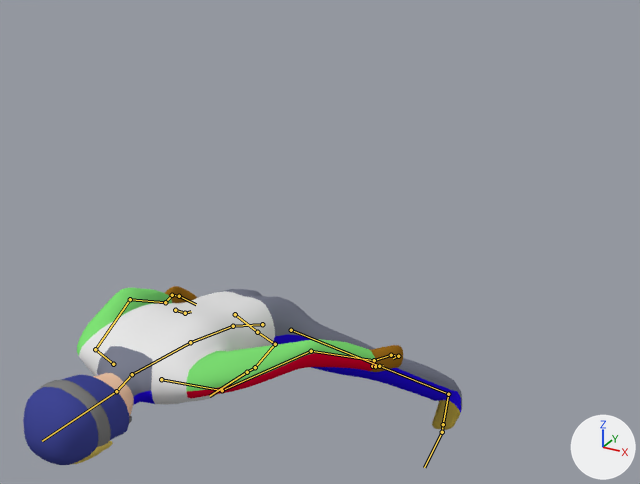
The Blender file Assets/Models/Characters/jumper.blend as it was, and as the next commit left it.
Camera for both pictures: a 50 mm lens placed at (1.162, -2.308, 1.645), pointed at (0.144, -0.456, 0.719). The lights are fixed; the arrows at lower right show +X, +Y and +Z. Both versions are drawn at frame 1 of the action 'Landing'; the numbers are the values there. The bones that bend it are drawn over the model as lines.

Names of what the first picture shows: 'Cube', 'Goggles', 'Helmet'.
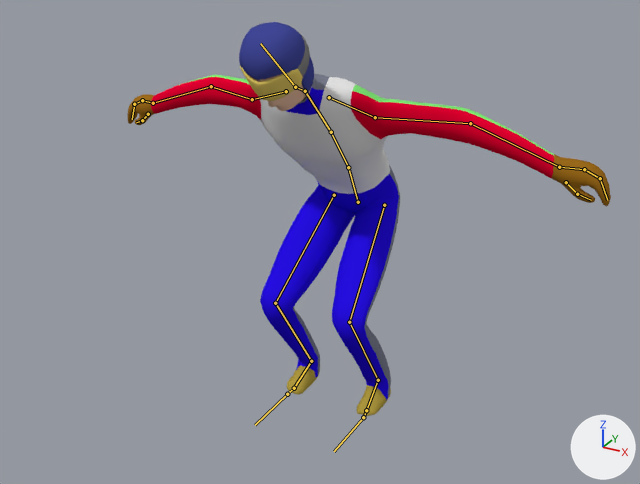
Changed parts and their boxes (x1, y1, x2, y2) in the pictures (640 x 484 px):
'Cube', posed: before (77, 286, 462, 430); after (127, 74, 611, 416)
'Helmet', posed (31% narrower, 9% shorter): before (23, 375, 132, 465); after (239, 22, 314, 104)
'Goggles', posed (17% shorter): before (39, 380, 113, 465); after (240, 31, 310, 101)
bone 'Hips', root to tip: before (262, 324) to (233, 326); after (358, 202) to (348, 167)
bone 'Shoulder.L', root to tip: before (161, 379) to (222, 390); after (329, 97) to (375, 117)
bone 'Upper Arm.L', root to tip: before (222, 390) to (311, 351); after (375, 117) to (470, 123)
bone 'Lower Arm.L', root to tip: before (311, 351) to (374, 360); after (470, 123) to (559, 167)
bone 'Shoulder.R', root to tip: before (113, 364) to (95, 349); after (286, 91) to (252, 99)
bone 'Upper Arm.R', root to tip: before (95, 349) to (130, 299); after (252, 99) to (211, 86)
bone 'Lower Arm.R', root to tip: before (130, 299) to (165, 302); after (211, 86) to (153, 103)

The edits, one by one:
Bone 'Hips' (bone_hips) moves from (0.0, -0.35, 0.56) to (0.0, -0.232, -0.027).
Bone 'Hips' (bone_hips) turns from (61, 0, 0) to (23, 0, 0) degrees about its own x, y and z.
Bone 'Shoulder.L' (bone_shoulder_l) turns from (0, 0, 0) to (-2, 0, 10) degrees about its own x, y and z.
Bone 'Upper Arm.L' (bone_upper_arm_l) turns from (0, 0, 0) to (-8, -13, 38) degrees about its own x, y and z.
Bone 'Lower Arm.L' (bone_lower_arm_l) turns from (0, 0, 0) to (0, 1, 7) degrees about its own x, y and z.
Bone 'Shoulder.R' (bone_shoulder_r) turns from (0, 0, 0) to (-2, 0, -10) degrees about its own x, y and z.
Bone 'Upper Arm.R' (bone_upper_arm_r) turns from (0, 0, 0) to (-8, 13, -38) degrees about its own x, y and z.
Bone 'Lower Arm.R' (bone_lower_arm_r) turns from (0, 0, 0) to (0, -1, -7) degrees about its own x, y and z.
Bone 'Pole Target.L' (bone_pole_target_l) moves from (0.0, 0.465, -0.302) to (0.228, 0.46, 0.003).
Bone 'Leg IK.L' (bone_leg_ik_l) moves from (0.221, 0.07, -0.078) to (0.0, -0.062, -0.017).
Bone 'Leg IK.L' (bone_leg_ik_l) turns from (0, 0, 7) to (0, 0, 0) degrees about its own x, y and z.
Bone 'Pole Target.R' (bone_pole_target_r) moves from (0.0, 0.465, -0.302) to (-0.228, 0.46, 0.003).
Bone 'Leg IK.R' (bone_leg_ik_r) moves from (-0.221, 0.07, -0.078) to (0.0, -0.062, -0.017).
Bone 'Leg IK.R' (bone_leg_ik_r) turns from (0, 0, -7) to (0, 0, 0) degrees about its own x, y and z.
